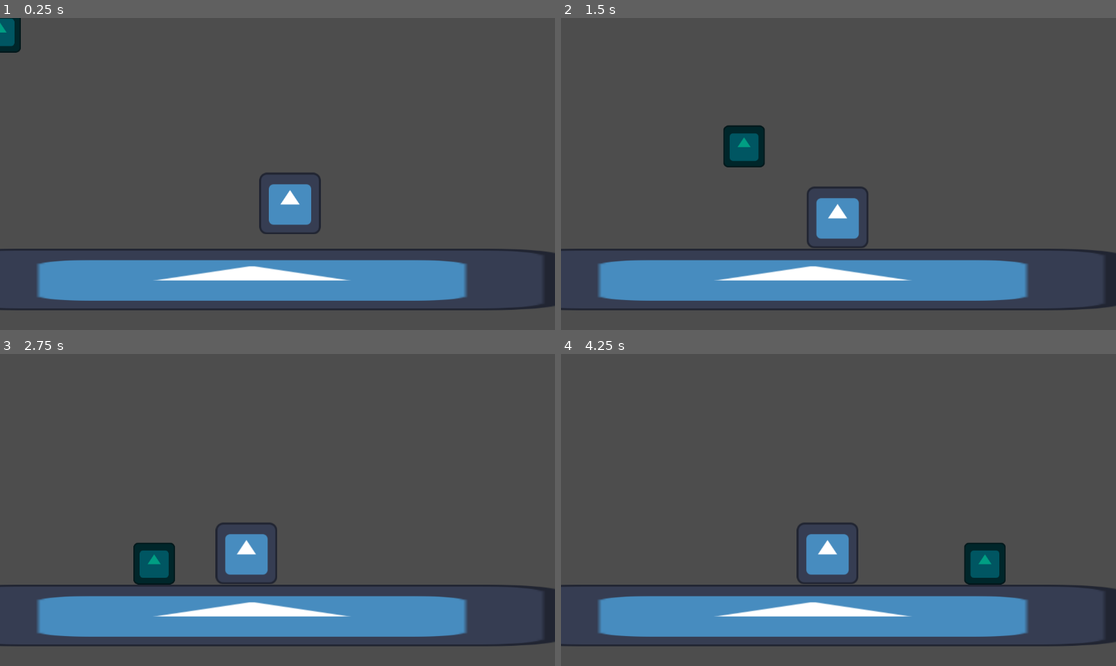
Above: before the commit, frames 1-4 (two rows, left to right).
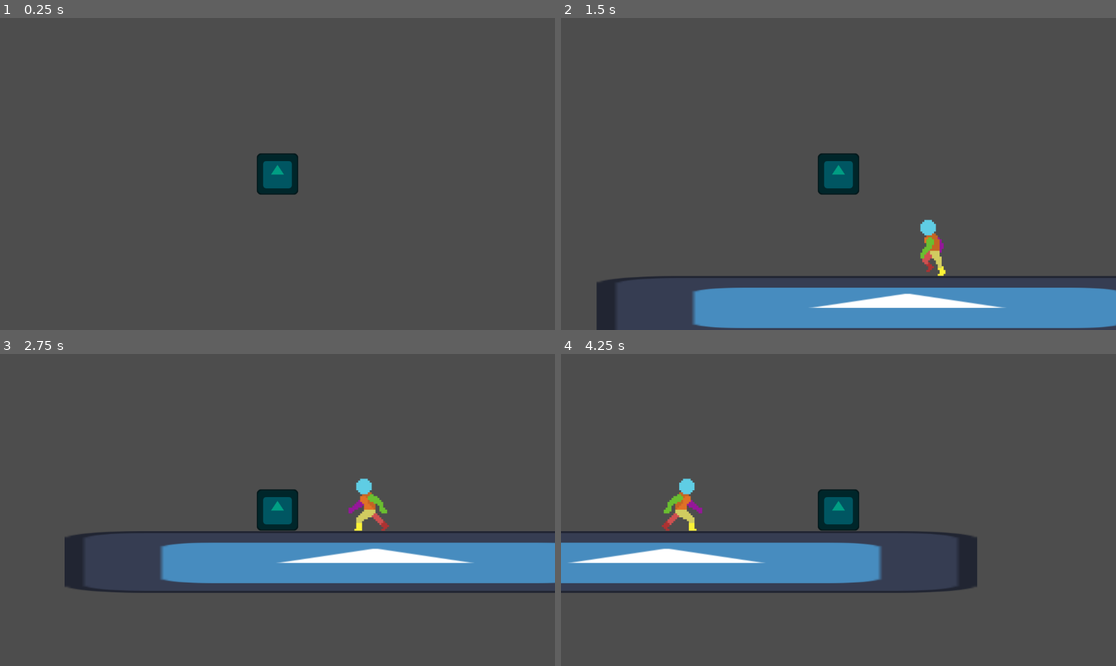
Above: after the commit, the same moments.

Repository: Loafexxx/StashGames-AssasinsAfterlife
Game: Godot game, scene res://Start.tscn
The game is run twice, just before and just after one commit, with the same random seed, the same clock (stepped at 60 frames per second) and the same inputs. The engine's default icon, where the game draws it, is replaced by a stand-in: a white triangle on a blue panel in a dark square.
Inputs:
- Up to frame 1 (0.25 s): no input
- Up to frame 2 (1.5 s): hold Right (Right) from 0.53 s (still down); tap Up (Up) at 0.6, 0.77, 1.07, 1.35 s
- Up to frame 3 (2.75 s): tap Up (Up) at 1.52, 1.82, 2.1 s; release Right (Right) at 2.03 s; hold Left (Left) from 2.03 s (still down)
- Up to frame 4 (4.25 s): release Left (Left) at 2.78 s; hold Right (Right) from 2.78 s (still down); tap Up (Up) at 2.85, 3.02, 3.32, 3.6, 3.77, 4.07 s

The runs differ from the first frame. In frame 1, 14% of the frame differs, in the area x 0-100%, y 0-94%; in frame 2, 20%; in frame 3, 25%, in the area x 0-100%, y 39-94%; in frame 4, 23%.

Commit message:
Save
Added placeholder sprite, boss walking and idle, and started on boss collision

Diff:
--- a/EmemyMoveToPlayer.gd
+++ b/EmemyMoveToPlayer.gd
@@ -2,6 +2,7 @@
 
 @onready var playerChar = $"../../../../Player/CharacterBody2D" #Makes a variable for the players CharacterBody2D
 @onready var self_rigidbody = $".." #Makes a variable for the bosses Rigidbody2D
+@onready var animatedsprite = $"../AnimatedSprite2D" #Makes a variable for the animatedsprite2D
 
 var detecting = false #detecting is checking it should detect what side the player is on and moves to them
 
@@ -18,9 +19,12 @@
 		if get_meta("MoveX"): #sees the axis it needs to move to (in this case X)
 			if playerChar.global_position.x < self_rigidbody.global_position.x: #checks to see if the player is on the left, if they are the boss moves towards them
 				self_rigidbody.linear_velocity.x = (get_meta("X_Speed")*-1) #sets the bosses X velocity
+				animatedsprite.scale.x = -1 #Faces Left
 
 			if playerChar.global_position.x > self_rigidbody.global_position.x: #checks to see if the player is on the right, if they are the boss moves towards them
 				self_rigidbody.linear_velocity.x = get_meta("X_Speed") #sets the bosses X velocity
+				animatedsprite.scale.x = 1 #Faces Rigt
+
 
 		if get_meta("MoveY"): #sees the axis it needs to move to (in this case Y)
 			if playerChar.global_position.y < self_rigidbody.global_position.y: #checks to see if the player is beneath, if they are the boss moves towards them
@@ -28,11 +32,13 @@
 
 			if playerChar.global_position.y > self_rigidbody.global_position.y: #checks to see if the player is above, if they are the boss moves towards them
 				self_rigidbody.linear_velocity.y = get_meta("Y_Speed") #sets the bosses Y velocity
+	else:
+		animatedsprite.play("Idle") #Play the idle animation
 
 
-
-func _on_area_entered(area: Area2D) -> void: #when the player is in range of the boss it turns on detecting which locates what side to move to
+func _on_area_entered(area: Area2D) -> void: #when the player is in range of the boss (touching the area2d called Range) it turns on detecting which locates what side to move to
 	detecting = true
+	animatedsprite.play("Walking") #Play the walking animation
 
 func _on_area_exited(area: Area2D) -> void: #turns off detecting
 	detecting = false
--- a/EnemyAttraction.gd
+++ /dev/null
@@ -1,12 +0,0 @@
-extends Node2D
-
-
-
-# Called when the node enters the scene tree for the first time.
-func _ready() -> void:
-	pass # Replace with function body.
-
-
-# Called every frame. 'delta' is the elapsed time since the previous frame.
-func _process(delta: float) -> void:
-	pass
--- a/EnemyRigidbody.gd
+++ /dev/null
@@ -1,11 +0,0 @@
-extends RigidBody2D
-
-
-# Called when the node enters the scene tree for the first time.
-func _ready() -> void:
-	pass # Replace with function body.
-
-
-# Called every frame. 'delta' is the elapsed time since the previous frame.
-func _process(delta: float) -> void:
-	pass
--- /dev/null
+++ b/FixedPlayerHitbox.gd
@@ -0,0 +1,14 @@
+extends StaticBody2D
+
+
+# Called when the node enters the scene tree for the first time.
+func _ready() -> void:
+	pass # Replace with function body.
+
+
+# Called every frame. 'delta' is the elapsed time since the previous frame.
+func _process(delta: float) -> void:
+	pass
+
+func _body_collide_thingy(body: Node2D) -> void:
+	print("uwu")
--- a/FixedPlayerMovement.gd
+++ b/FixedPlayerMovement.gd
@@ -1,6 +1,9 @@
 extends CharacterBody2D
 
+var collision = move_and_collide
+
 func _physics_process(delta: float) -> void:
+
 	# Add the gravity.
 	if not is_on_floor():
 		velocity += get_gravity() * delta
--- a/PlayerCollison.gd
+++ /dev/null
@@ -1,7 +0,0 @@
-extends Area2D
-
-func _ready() -> void:
-	connect("area_entered", Callable(self, "_on_Hitbox_area_entered"))
-
-func _on_Hitbox_area_entered(area: Area2D) -> void:
-	pass
--- /dev/null
+++ b/PlayerHitbox.gd
@@ -0,0 +1,7 @@
+extends Area2D
+
+func _ready() -> void:
+	connect("body_entered", Callable(self, "_on_Hitbox_body_entered"))
+
+func _on_Hitbox_body_entered(body: Node2D) -> void:
+	print("UWU, touched by: ", body.name)
--- a/PlayerMovement.gd
+++ /dev/null
@@ -1,22 +0,0 @@
-extends CharacterBody2D
-
-var accelerate_y = 0.0
-
-func _physics_process(delta: float) -> void:
-	accelerate_y += get_meta("Weight") + get_gravity().y
-	if Input.is_action_pressed("Right"): #check if right is pressed
-		if velocity.x < get_meta("MaxSpeed"):
-			velocity.x += get_meta("PlayerMovementSpeed")
-
-	if Input.is_action_pressed("Left"): #check if Left is pressed
-		if velocity.x > (get_meta("MaxSpeed") * -1):
-			velocity.x -= (get_meta("PlayerMovementSpeed"))
-
-	if Input.is_action_just_pressed("Up"): #check if Up is pressed
-		velocity.y = (get_meta("JumpHeight")*50*-1)
-	move_and_slide()
-
-	velocity.y = accelerate_y
-
-func _on_Area2D_area_entered(area):
-	print("dih")
--- a/Start.tscn
+++ b/Start.tscn
@@ -1,11 +1,26 @@
-[gd_scene load_steps=11 format=3 uid="uid://cf3vns6bhjhqo"]
+[gd_scene load_steps=28 format=3 uid="uid://cf3vns6bhjhqo"]
 
 [ext_resource type="Texture2D" uid="uid://bwippo2hflvvs" path="res://icon.svg" id="1_r305v"]
 [ext_resource type="Script" uid="uid://dnmcoln3qhv4n" path="res://FixedPlayerMovement.gd" id="1_upmy7"]
-[ext_resource type="Script" uid="uid://cqtrxkqubv1k4" path="res://PlayerCollison.gd" id="2_upmy7"]
-[ext_resource type="Script" uid="uid://c0dbcmtpw1bi5" path="res://EnemyAttraction.gd" id="4_gx2gx"]
-[ext_resource type="Script" uid="uid://d1e5b4udurgqo" path="res://EnemyRigidbody.gd" id="5_b54qk"]
+[ext_resource type="Texture2D" uid="uid://djm40d5k0f4fo" path="res://Animations/Placeholders/Idle/frame_00_delay-0.09s.png" id="4_ox2yh"]
+[ext_resource type="Texture2D" uid="uid://dercfgn3c8foe" path="res://Animations/Placeholders/Walking/42d4475a-0810-46cd-ab79-8000dd279384-0.png" id="4_u7ysv"]
+[ext_resource type="Texture2D" uid="uid://q43bdiclp6eu" path="res://Animations/Placeholders/Idle/frame_01_delay-0.09s.png" id="5_mgjkx"]
+[ext_resource type="Texture2D" uid="uid://bibaadq4inxor" path="res://Animations/Placeholders/Walking/42d4475a-0810-46cd-ab79-8000dd279384-1.png" id="5_x6lyq"]
 [ext_resource type="Script" uid="uid://c8yp6pclesjc0" path="res://EmemyMoveToPlayer.gd" id="6_5tfw5"]
+[ext_resource type="Texture2D" uid="uid://hg8hn63l6mlm" path="res://Animations/Placeholders/Walking/42d4475a-0810-46cd-ab79-8000dd279384-2.png" id="6_e0rss"]
+[ext_resource type="Texture2D" uid="uid://cr3hjqcj5lhs0" path="res://Animations/Placeholders/Idle/frame_02_delay-0.09s.png" id="6_rncum"]
+[ext_resource type="Texture2D" uid="uid://dv7ohmaop7b33" path="res://Animations/Placeholders/Walking/42d4475a-0810-46cd-ab79-8000dd279384-3.png" id="7_boguf"]
+[ext_resource type="Texture2D" uid="uid://bwtcv6rr2serm" path="res://Animations/Placeholders/Idle/frame_03_delay-0.09s.png" id="7_g1v5n"]
+[ext_resource type="Texture2D" uid="uid://c587ulrp01gai" path="res://Animations/Placeholders/Idle/frame_04_delay-0.09s.png" id="8_mve4p"]
+[ext_resource type="Texture2D" uid="uid://2bea44dpq27n" path="res://Animations/Placeholders/Walking/42d4475a-0810-46cd-ab79-8000dd279384-4.png" id="8_ox2dk"]
+[ext_resource type="Texture2D" uid="uid://c3mwi51ca2jdt" path="res://Animations/Placeholders/Idle/frame_05_delay-0.09s.png" id="9_bv7s7"]
+[ext_resource type="Texture2D" uid="uid://1dg2dojb2cxk" path="res://Animations/Placeholders/Walking/42d4475a-0810-46cd-ab79-8000dd279384-5.png" id="9_otolu"]
+[ext_resource type="Texture2D" uid="uid://dq5bb67qrdxaf" path="res://Animations/Placeholders/Idle/frame_06_delay-0.09s.png" id="10_3vvga"]
+[ext_resource type="Texture2D" uid="uid://c5eu5h7j7o370" path="res://Animations/Placeholders/Walking/42d4475a-0810-46cd-ab79-8000dd279384-6.png" id="10_profp"]
+[ext_resource type="Texture2D" uid="uid://c520iul18k04v" path="res://Animations/Placeholders/Walking/42d4475a-0810-46cd-ab79-8000dd279384-7.png" id="11_rd4an"]
+[ext_resource type="Texture2D" uid="uid://dc3dvd30o24ds" path="res://Animations/Placeholders/Idle/frame_07_delay-0.09s.png" id="11_xye84"]
+[ext_resource type="Texture2D" uid="uid://bkgqaw4raj8s4" path="res://Animations/Placeholders/Idle/frame_08_delay-0.09s.png" id="12_2c8kb"]
+[ext_resource type="Texture2D" uid="uid://uplb6k0pn778" path="res://Animations/Placeholders/Idle/frame_09_delay-0.09s.png" id="13_gfgm6"]
 
 [sub_resource type="RectangleShape2D" id="RectangleShape2D_bupin"]
 size = Vector2(128, 129)
@@ -13,18 +28,100 @@
 [sub_resource type="RectangleShape2D" id="RectangleShape2D_52bhu"]
 size = Vector2(1331, 120)
 
+[sub_resource type="GDScript" id="GDScript_gx2gx"]
+script/source = "extends Node2D
+
+
+
+# Called when the node enters the scene tree for the first time.
+func _ready() -> void:
+	pass # Replace with function body.
+
+
+# Called every frame. 'delta' is the elapsed time since the previous frame.
+func _process(delta: float) -> void:
+	pass
+"
+
 [sub_resource type="RectangleShape2D" id="RectangleShape2D_gx2gx"]
 size = Vector2(131, 130)
 
 [sub_resource type="RectangleShape2D" id="RectangleShape2D_xhal0"]
 size = Vector2(593.5, 453)
 
+[sub_resource type="SpriteFrames" id="SpriteFrames_2c8kb"]
+animations = [{
+"frames": [{
+"duration": 1.0,
+"texture": ExtResource("4_ox2yh")
+}, {
+"duration": 1.0,
+"texture": ExtResource("5_mgjkx")
+}, {
+"duration": 1.0,
+"texture": ExtResource("6_rncum")
+}, {
+"duration": 1.0,
+"texture": ExtResource("7_g1v5n")
+}, {
+"duration": 1.0,
+"texture": ExtResource("8_mve4p")
+}, {
+"duration": 1.0,
+"texture": ExtResource("9_bv7s7")
+}, {
+"duration": 1.0,
+"texture": ExtResource("10_3vvga")
+}, {
+"duration": 1.0,
+"texture": ExtResource("11_xye84")
+}, {
+"duration": 1.0,
+"texture": ExtResource("12_2c8kb")
+}, {
+"duration": 1.0,
+"texture": ExtResource("13_gfgm6")
+}],
+"loop": true,
+"name": &"Idle",
+"speed": 5.0
+}, {
+"frames": [{
+"duration": 1.0,
+"texture": ExtResource("4_u7ysv")
+}, {
+"duration": 1.0,
+"texture": ExtResource("5_x6lyq")
+}, {
+"duration": 1.0,
+"texture": ExtResource("6_e0rss")
+}, {
+"duration": 1.0,
+"texture": ExtResource("7_boguf")
+}, {
+"duration": 1.0,
+"texture": ExtResource("8_ox2dk")
+}, {
+"duration": 1.0,
+"texture": ExtResource("9_otolu")
+}, {
+"duration": 1.0,
+"texture": ExtResource("10_profp")
+}, {
+"duration": 1.0,
+"texture": ExtResource("11_rd4an")
+}],
+"loop": true,
+"name": &"Walking",
+"speed": 5.0
+}]
+
 [node name="Node2D" type="Node2D"]
 
 [node name="Player" type="Node2D" parent="."]
 position = Vector2(146, 15)
 
-[node name="CharacterBody2D" type="CharacterBody2D" parent="Player"]
+[node name="CharacterBody2D" type="CharacterBody2D" parent="Player" groups=["Player"]]
 position = Vector2(-146, -15)
 platform_floor_layers = 4294967041
 script = ExtResource("1_upmy7")
@@ -41,11 +138,12 @@
 texture = ExtResource("1_r305v")
 
 [node name="Hitbox" type="Area2D" parent="Player/CharacterBody2D"]
-script = ExtResource("2_upmy7")
 
 [node name="CollisionShape2D" type="CollisionShape2D" parent="Player/CharacterBody2D/Hitbox"]
 scale = Vector2(0.678297, 0.678297)
 shape = SubResource("RectangleShape2D_bupin")
+
+[node name="Camera2D" type="Camera2D" parent="Player/CharacterBody2D"]
 
 [node name="Floor" type="Node2D" parent="."]
 position = Vector2(523, 543)
@@ -70,29 +168,31 @@
 
 [node name="Enemys" type="Node2D" parent="."]
 
-[node name="Boss-Empty" type="Node2D" parent="Enemys"]
+[node name="Boss-Empty" type="Node2D" parent="Enemys" groups=["Boss"]]
 position = Vector2(602, 357)
-script = ExtResource("4_gx2gx")
+script = SubResource("GDScript_gx2gx")
 
-[node name="RigidBody2D" type="RigidBody2D" parent="Enemys/Boss-Empty"]
+[node name="RigidBody2D" type="RigidBody2D" parent="Enemys/Boss-Empty" groups=["Boss"]]
 collision_layer = 2
 collision_mask = 2
 lock_rotation = true
-script = ExtResource("5_b54qk")
 
-[node name="CollisionShape2D" type="CollisionShape2D" parent="Enemys/Boss-Empty/RigidBody2D"]
+[node name="CollisionShape2D" type="CollisionShape2D" parent="Enemys/Boss-Empty/RigidBody2D" groups=["Boss"]]
 shape = SubResource("RectangleShape2D_gx2gx")
 
-[node name="Icon" type="Sprite2D" parent="Enemys/Boss-Empty/RigidBody2D"]
-texture = ExtResource("1_r305v")
-
-[node name="Area2D" type="Area2D" parent="Enemys/Boss-Empty/RigidBody2D"]
+[node name="Range" type="Area2D" parent="Enemys/Boss-Empty/RigidBody2D" groups=["Boss"]]
 script = ExtResource("6_5tfw5")
 metadata/Y_Speed = 0.0
 metadata/X_Speed = 100.0
 metadata/MoveY = false
 metadata/MoveX = true
 
-[node name="CollisionShape2D" type="CollisionShape2D" parent="Enemys/Boss-Empty/RigidBody2D/Area2D"]
+[node name="CollisionShape2D" type="CollisionShape2D" parent="Enemys/Boss-Empty/RigidBody2D/Range"]
 position = Vector2(0, -162)
 shape = SubResource("RectangleShape2D_xhal0")
+
+[node name="AnimatedSprite2D" type="AnimatedSprite2D" parent="Enemys/Boss-Empty/RigidBody2D"]
+sprite_frames = SubResource("SpriteFrames_2c8kb")
+animation = &"Idle"
+
+[connection signal="body_entered" from="Player/CharacterBody2D/Hitbox" to="Player/CharacterBody2D" method="_on_hitbox_body_entered"]
Binary file added: Animations/Placeholders/Idle/frame_00_delay-0.09s.png
Not shown, added: Animations/Placeholders/Idle/frame_00_delay-0.09s.png.import
Binary file added: Animations/Placeholders/Idle/frame_01_delay-0.09s.png
Not shown, added: Animations/Placeholders/Idle/frame_01_delay-0.09s.png.import
Binary file added: Animations/Placeholders/Idle/frame_02_delay-0.09s.png
Not shown, added: Animations/Placeholders/Idle/frame_02_delay-0.09s.png.import
Binary file added: Animations/Placeholders/Idle/frame_03_delay-0.09s.png
Not shown, added: Animations/Placeholders/Idle/frame_03_delay-0.09s.png.import
Binary file added: Animations/Placeholders/Idle/frame_04_delay-0.09s.png
Not shown, added: Animations/Placeholders/Idle/frame_04_delay-0.09s.png.import
Binary file added: Animations/Placeholders/Idle/frame_05_delay-0.09s.png
Not shown, added: Animations/Placeholders/Idle/frame_05_delay-0.09s.png.import
(and 41 more such lines)
